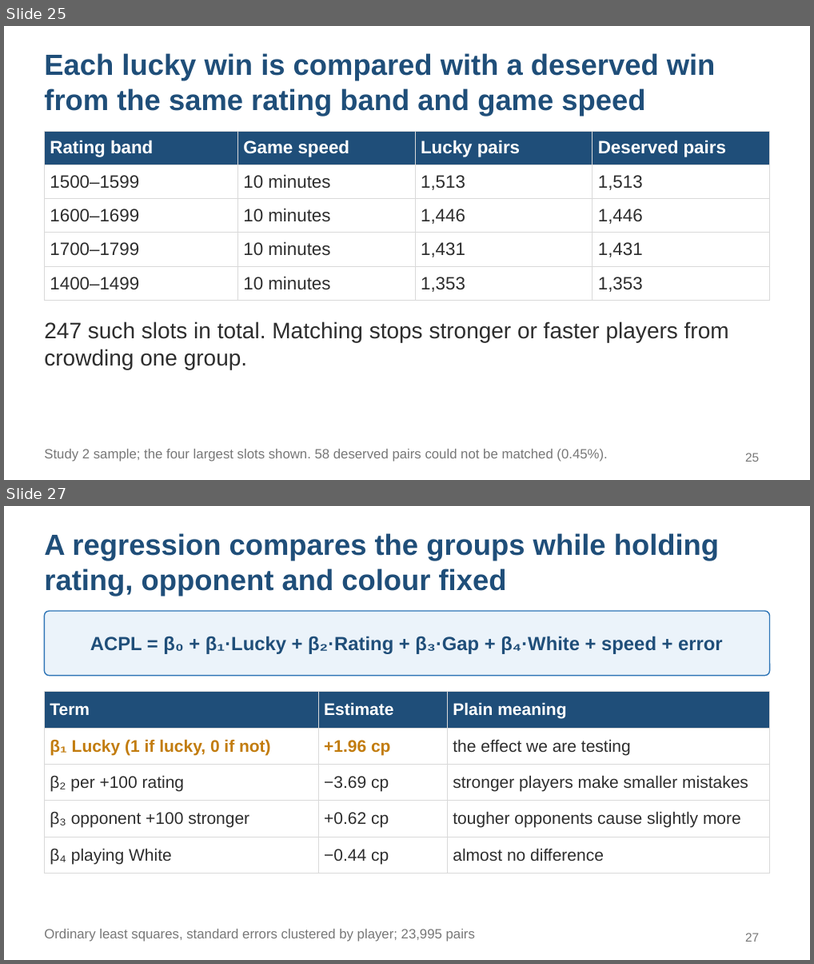
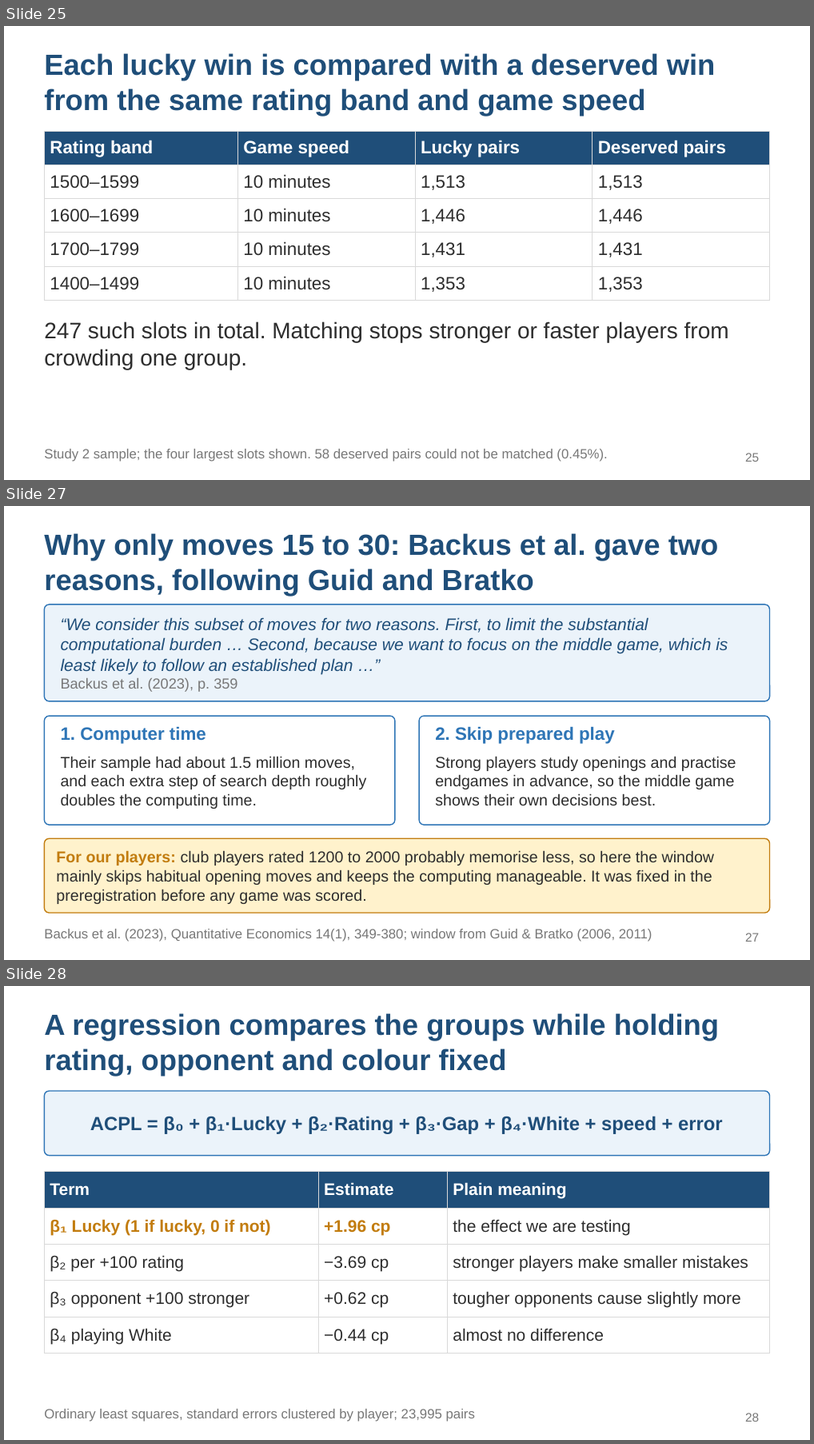
Before and after one commit to KaranaGulati/ContinuedLearningResearch, a slide deck: slides/study2-final.pptx. Shown one above the other, each under a label of ours: slides 25 and 27 before the commit, slides 25, 27 and 28 after it; the slides between them are not shown. The pictures are 814x964 and 814x1444 pixels, drawn with LibreOffice and Linux fonts; fonts in the diff are those of the drawing. Boxes give left, top, right and bottom in pixels: in the first picture for what was removed or moved away, otherwise in the second. Text is boxed around its words. In the diff, an @@ line names an element or a change of style, - is before the commit and + after.

```diff
--- a/slides/study2-final.pptx
+++ b/slides/study2-final.pptx
@@ slide 27 added at [4,506,810,960], background #FFFFFF @@
@@ title added at [44,533,719,596], 26 pt, text #1F4E79, bold @@
+Why only moves 15 to 30: Backus et al. gave two reasons, following Guid and Bratko
@@ rounded rectangle added at [44,604,770,701], fill #EBF3FA, outline #2E75B6 1 pt @@
@@ text added at [61,617,728,692], 15 pt, text #1F4E79, italic @@
+“We consider this subset of moves for two reasons. First, to limit the substantial computational burden … Second, because we want to focus on the middle game, which is least likely to follow an established plan …”
+Backus et al. (2023), p. 359
@@ rounded rectangle added at [44,716,395,824], fill #FFFFFF, outline #2E75B6 1 pt @@
@@ rounded rectangle added at [419,716,770,824], fill #FFFFFF, outline #2E75B6 1 pt @@
@@ text added at [61,726,206,744], 16 pt, text #2E75B6, bold @@
+1. Computer time
@@ text added at [435,726,615,744], 16 pt, text #2E75B6, bold @@
+2. Skip prepared play
@@ text added at [61,756,366,808], 14 pt, text #2D2D2D @@
+Their sample had about 1.5 million moves, and each extra step of search depth roughly doubles the computing time.
@@ text added at [435,756,737,805], 14 pt, text #2D2D2D @@
+Strong players study openings and practise endgames in advance, so the middle game shows their own decisions best.
@@ rounded rectangle added at [44,838,770,912], fill #FFF2CC, outline #C27C0E 1 pt @@
@@ text added at [56,850,714,904], 14 pt, text #2D2D2D @@
+For our players: club players rated 1200 to 2000 probably memorise less, so here the window mainly skips habitual opening moves and keeps the computing manageable. It was fixed in the preregistration before any game was scored.
@@ text added at [44,928,653,941], 12 pt, text #777777 @@
+Backus et al. (2023), Quantitative Economics 14(1), 349-380; window from Guid & Bratko (2006, 2011)
@@ page number added at [746,932,759,941], 11 pt, text #777777 @@
+27
@@ what was slide 27 is now slide 28 @@
@@ page number at [746,1412,759,1421]: text changed @@
-27
+28
```
Also in this commit, not shown: 1 slide changed, 1 other file.
